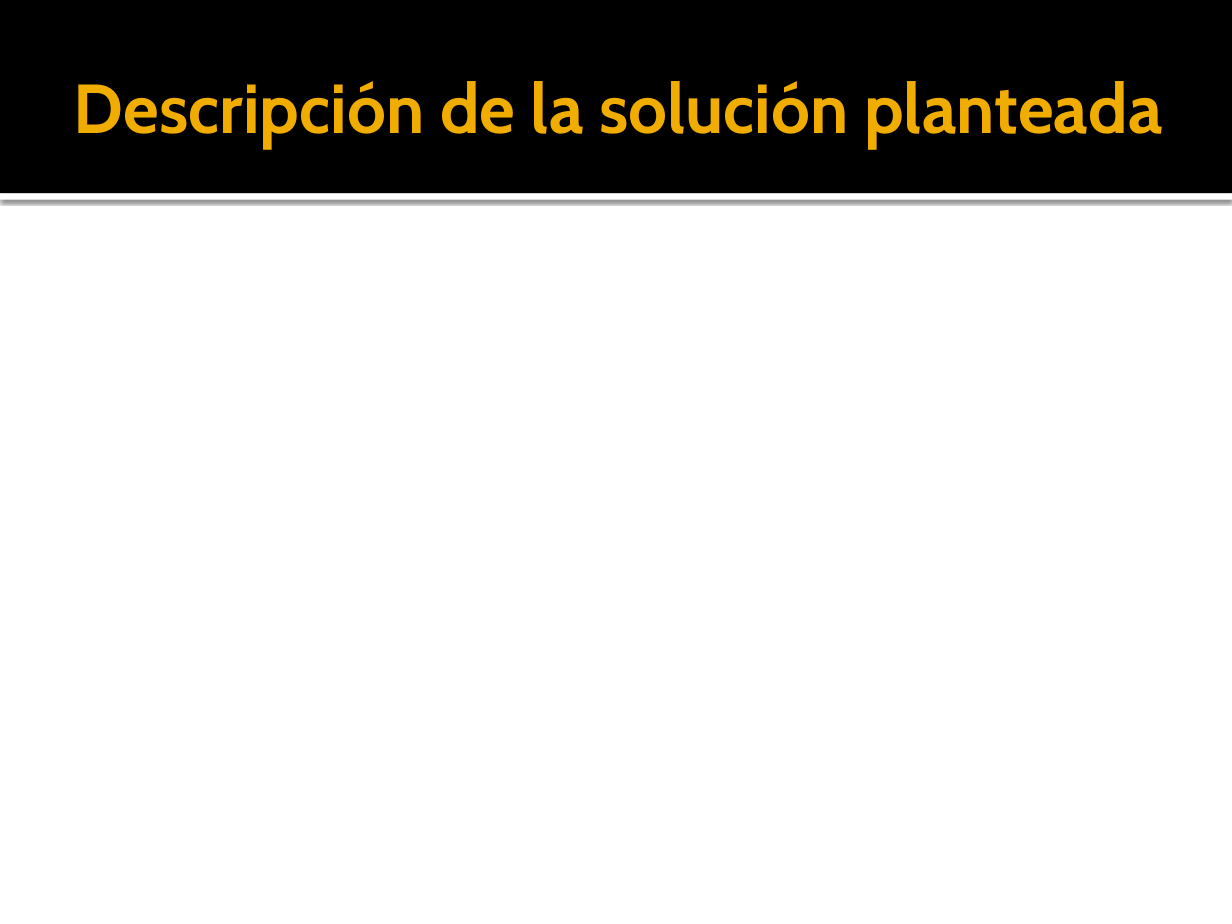
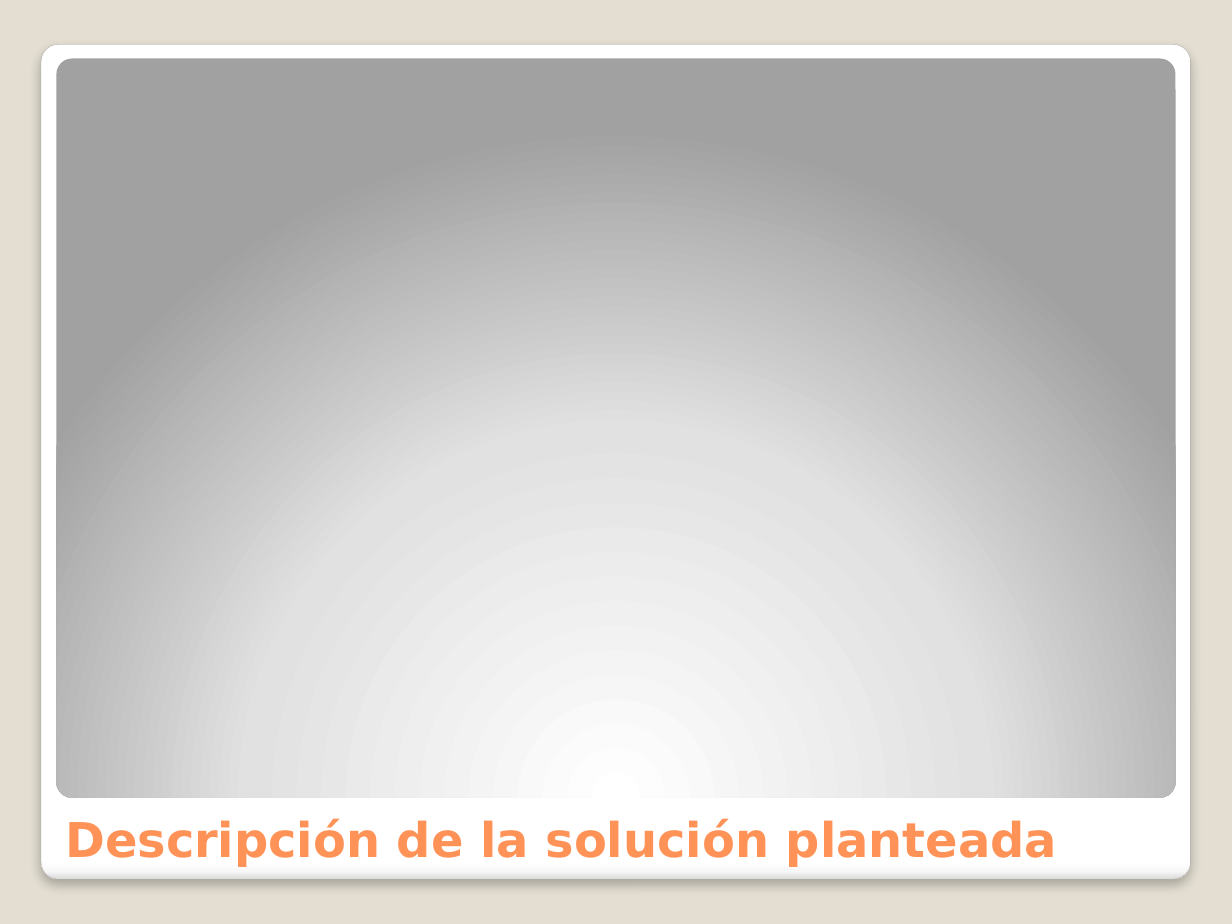
Before and after one commit to cuonglun12/pits-bi-real-time, a slide deck: slide 3 of Presentacion/Solución de Inteligencia de Negocios.pptx. Drawn at 1232x924 pixels with LibreOffice and Linux fonts; fonts in the diff are those of the drawing. Boxes give left, top, right and bottom in pixels: in the first picture for what was removed or moved away, otherwise in the second. Text is boxed around its words. In the diff, an @@ line names an element or a change of style, - is before the commit and + after.

```diff
--- a/Presentacion/Solución de Inteligencia de Negocios.pptx
+++ b/Presentacion/Solución de Inteligencia de Negocios.pptx
@@ background #FFFFFF to #E3DED1 @@
@@ rectangle removed at (0,0,1232,193) @@
@@ rounded rectangle added at (41,44,1190,880), fill gradient #FFFFFF to #F7F7F7 to #DADADA, outline #A4A4A4 0.16 pt @@
@@ rounded rectangle added at (57,58,1175,797), fill gradient #FFFFFF to #E1E1E1 to #A2A2A2 @@
@@ rectangle removed at (0,193,1232,200) @@
@@ title "Descripción de la solución planteada": place and size @@
-title "Descripción de la solución planteada" at (74,81,1162,148)
+title "Descripción de la solución planteada" at (65,818,1057,867)
@@ title "Descripción de la solución planteada" at (65,818,1057,867): size 40.5 to 28 pt, font Cabin to DejaVu Sans, text colour #F0AD00 to #FF9258; vertical alignment middle to bottom @@
```
Also in this commit, not shown: 5 other slides changed, 1 slide added, 1 slide removed.
